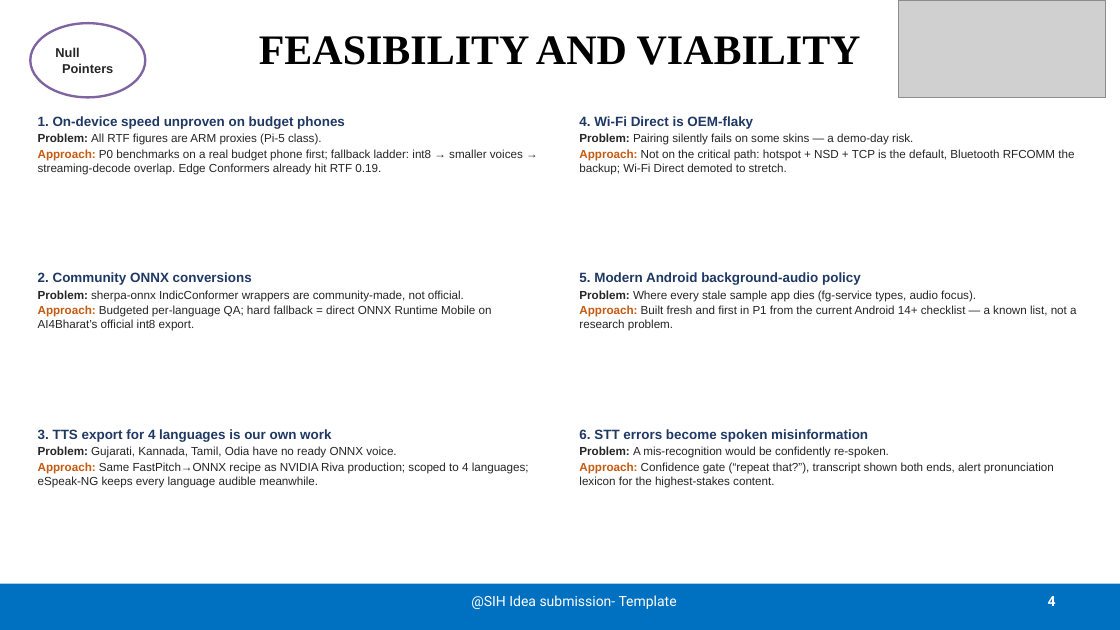
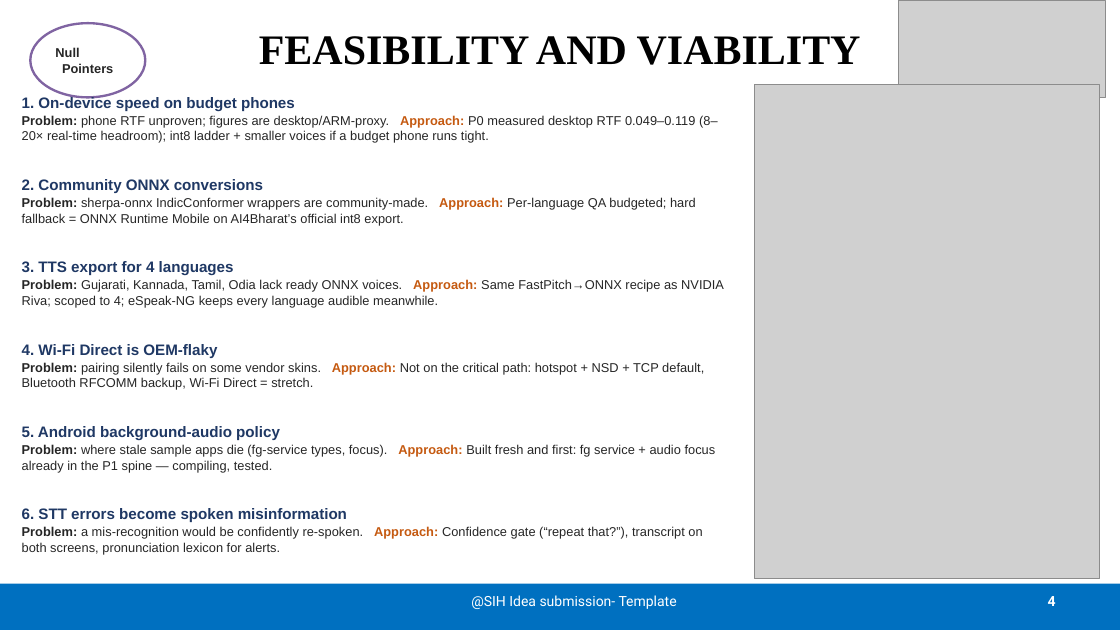
Before and after one commit to satyam-mishra-dev/itantra, a slide deck: slide 4 of docs/SIH2026-iTantra-idea-PPT.pptx. Drawn at 1120x630 pixels with LibreOffice and Linux fonts; fonts in the diff are those of the drawing; grey boxes stand for pictures. Boxes give left, top, right and bottom in pixels: in the first picture for what was removed or moved away, otherwise in the second. Text is boxed around its words. In the diff, an @@ line names an element or a change of style, - is before the commit and + after.

Commit message:
docs: idea PPT v2 — reference geometry, mermaid assets, measured numbers, render-verified

```diff
--- a/docs/SIH2026-iTantra-idea-PPT.pptx
+++ b/docs/SIH2026-iTantra-idea-PPT.pptx
@@ picture added at <box>755,84,1100,579</box> @@
@@ text at <box>22,96,718,143</box>: text changed; size 10 to 11 pt @@
-1. On-device speed unproven on budget phones
-Problem: All RTF figures are ARM proxies (Pi-5 class).
-Approach: P0 benchmarks on a real budget phone first; fallback ladder: int8 → smaller voices → streaming-decode overlap. Edge Conformers already hit RTF 0.19.
+1. On-device speed on budget phones
+Problem: phone RTF unproven; figures are desktop/ARM-proxy. Approach: P0 measured desktop RTF 0.049–0.119 (8–20× real-time headroom); int8 ladder + smaller voices if a budget phone runs tight.
@@ text "2. Community ONNX conversions": place and size @@
-text "2. Community ONNX conversions" at <box>38,272,492,331</box>
+text "2. Community ONNX conversions" at <box>22,179,696,225</box>
@@ text at <box>22,179,263,193</box>: size 11.5 to 13 pt in "2. Community ONNX conversions" @@
@@ text at <box>22,197,696,225</box>: text changed; size 10 to 11 pt @@
-Problem: sherpa-onnx IndicConformer wrappers are community-made, not official.
-Approach: Budgeted per-language QA; hard fallback = direct ONNX Runtime Mobile on AI4Bharat’s official int8 export.
+Problem: sherpa-onnx IndicConformer wrappers are community-made. Approach: Per-language QA budgeted; hard fallback = ONNX Runtime Mobile on AI4Bharat’s official int8 export.
@@ text at <box>22,261,724,308</box>: text changed; size 10 to 11 pt @@
-3. TTS export for 4 languages is our own work
-Problem: Gujarati, Kannada, Tamil, Odia have no ready ONNX voice.
-Approach: Same FastPitch→ONNX recipe as NVIDIA Riva production; scoped to 4 languages; eSpeak-NG keeps every language audible meanwhile.
+3. TTS export for 4 languages
+Problem: Gujarati, Kannada, Tamil, Odia lack ready ONNX voices. Approach: Same FastPitch→ONNX recipe as NVIDIA Riva; scoped to 4; eSpeak-NG keeps every language audible meanwhile.
@@ text "4. Wi-Fi Direct is OEM-flaky": place and size @@
-text "4. Wi-Fi Direct is OEM-flaky" at <box>579,116,1074,175</box>
+text "4. Wi-Fi Direct is OEM-flaky" at <box>22,344,704,390</box>
@@ text at <box>22,344,217,358</box>: size 11.5 to 13 pt in "4. Wi-Fi Direct is OEM-flaky" @@
@@ text at <box>22,362,704,390</box>: text changed; size 10 to 11 pt @@
-Problem: Pairing silently fails on some skins — a demo-day risk.
-Approach: Not on the critical path: hotspot + NSD + TCP is the default, Bluetooth RFCOMM the backup; Wi-Fi Direct demoted to stretch.
+Problem: pairing silently fails on some vendor skins. Approach: Not on the critical path: hotspot + NSD + TCP default, Bluetooth RFCOMM backup, Wi-Fi Direct = stretch.
@@ text at <box>22,426,716,472</box>: text changed; size 10 to 11 pt @@
-5. Modern Android background-audio policy
-Problem: Where every stale sample app dies (fg-service types, audio focus).
-Approach: Built fresh and first in P1 from the current Android 14+ checklist — a known list, not a research problem.
+5. Android background-audio policy
+Problem: where stale sample apps die (fg-service types, focus). Approach: Built fresh and first: fg service + audio focus already in the P1 spine — compiling, tested.
@@ text "6. STT errors become spoken ...": place and size @@
-text "6. STT errors become spoken ..." at <box>579,429,1054,488</box>
+text "6. STT errors become spoken ..." at <box>22,508,702,555</box>
@@ text at <box>22,508,347,522</box>: size 11.5 to 13 pt in "6. STT errors become spoken misinformation" @@
@@ text at <box>22,526,702,555</box>: text changed; size 10 to 11 pt @@
-Problem: A mis-recognition would be confidently re-spoken.
-Approach: Confidence gate (“repeat that?”), transcript shown both ends, alert pronunciation lexicon for the highest-stakes content.
+Problem: a mis-recognition would be confidently re-spoken. Approach: Confidence gate (“repeat that?”), transcript on both screens, pronunciation lexicon for alerts.
```
Also in this commit, not shown: 5 other slides changed.
